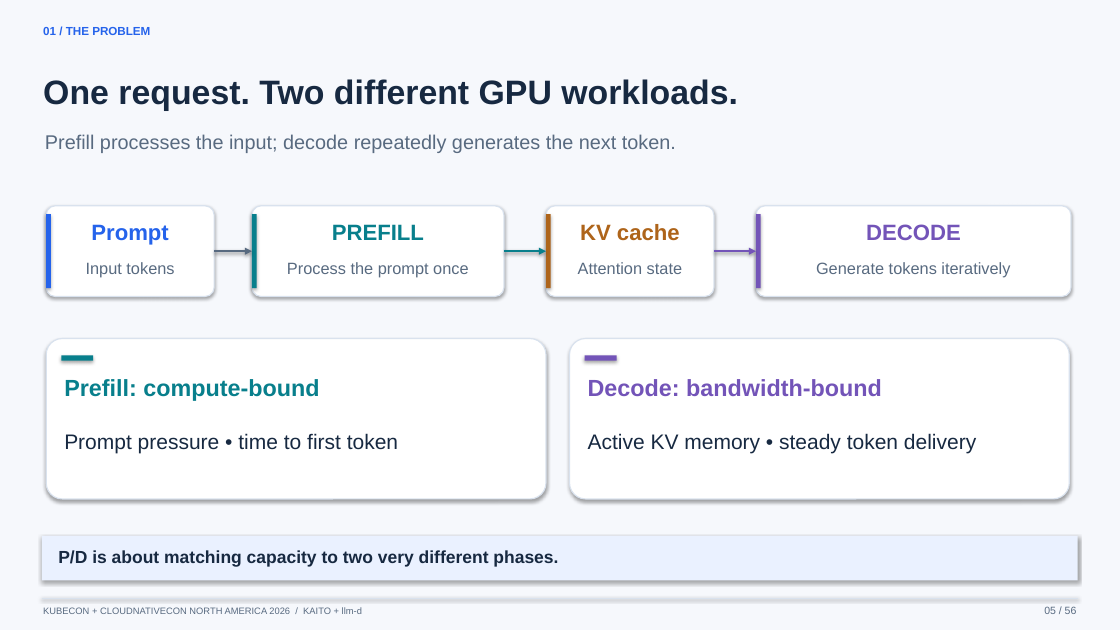
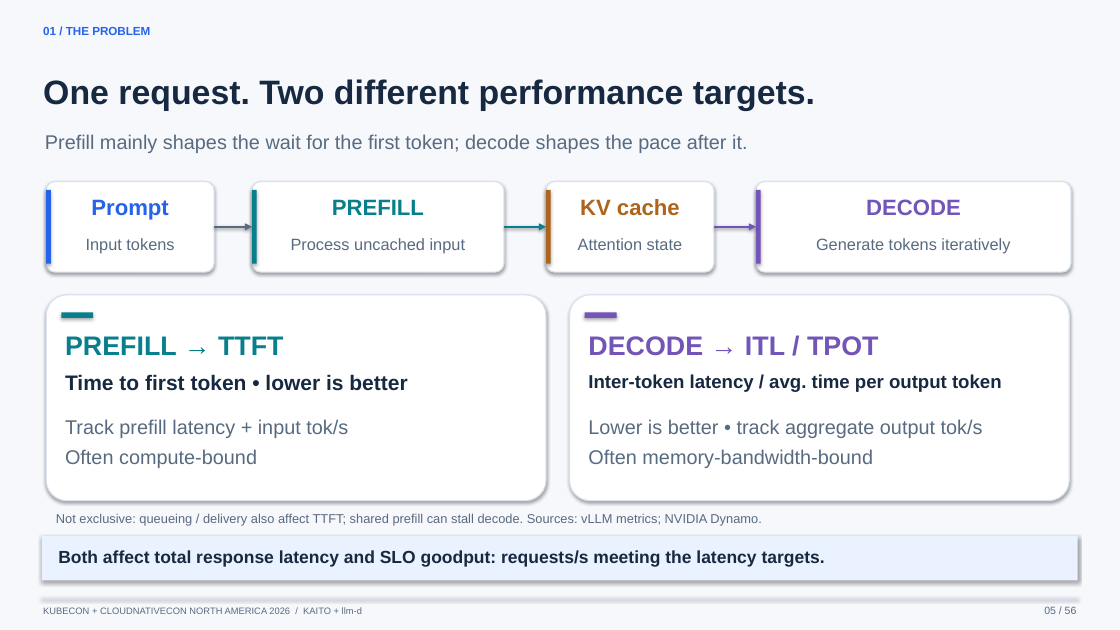
Before and after one commit to andyzhangx/demo, a slide deck: slide 5 of llm/kubecon-na-2026-pd-disaggregation.pptx. Drawn at 1120x630 pixels with LibreOffice and Linux fonts; fonts in the diff are those of the drawing. Boxes give left, top, right and bottom in pixels: in the first picture for what was removed or moved away, otherwise in the second. Text is boxed around its words. In the diff, an @@ line names an element or a change of style, - is before the commit and + after.

Commit message:
Clarify prefill and decode performance metrics on slide 5

```diff
--- a/llm/kubecon-na-2026-pd-disaggregation.pptx
+++ b/llm/kubecon-na-2026-pd-disaggregation.pptx
@@ text at (x1=43, y1=79, x2=815, y2=111): text changed @@
-One request. Two different GPU workloads.
+One request. Two different performance targets.
@@ text at (x1=45, y1=134, x2=747, y2=153): text changed @@
-Prefill processes the input; decode repeatedly generates the next token.
+Prefill mainly shapes the wait for the first token; decode shapes the pace after it.
@@ 7 texts, 4 rounded rectangles, 4 rectangles, 3 arrows moved together from (x1=46, y1=206, x2=1071, y2=297) to (x1=46, y1=181, x2=1071, y2=272) @@
@@ text at (x1=291, y1=238, x2=465, y2=253): text changed @@
-Process the prompt once
+Process uncached input
@@ rounded rectangle resized from (x1=46, y1=339, x2=546, y2=499) to (x1=46, y1=295, x2=546, y2=501) @@
@@ rounded rectangle resized from (x1=570, y1=339, x2=1070, y2=499) to (x1=570, y1=295, x2=1070, y2=501) @@
@@ rectangle moved from (x1=61, y1=355, x2=93, y2=361) to (x1=61, y1=313, x2=93, y2=318) @@
@@ rectangle moved from (x1=585, y1=355, x2=617, y2=361) to (x1=585, y1=313, x2=617, y2=318) @@
@@ text added at (x1=65, y1=336, x2=283, y2=355), 23 pt, text #087F8C, bold @@
+PREFILL → TTFT
@@ text at (x1=588, y1=336, x2=879, y2=356): text changed; size 20 to 23 pt @@
-Decode: bandwidth-bound
+DECODE → ITL / TPOT
@@ text at (x1=65, y1=374, x2=407, y2=391): text changed; bold on @@
-Prompt pressure • time to first token
+Time to first token • lower is better
@@ text added at (x1=588, y1=374, x2=1002, y2=392), 16 pt, text #172941, bold @@
+Inter-token latency / avg. time per output token
@@ text at (x1=65, y1=419, x2=348, y2=468): text changed; size 20 to 17 pt; text colour #087F8C to #586A80; bold off @@
-Prefill: compute-bound
+Track prefill latency + input tok/s
+Often compute-bound
@@ text added at (x1=588, y1=419, x2=983, y2=468), 17 pt, text #586A80 @@
+Lower is better • track aggregate output tok/s
+Often memory-bandwidth-bound
@@ text removed at (x1=588, y1=433, x2=976, y2=454) @@
-Active KV memory • steady token delivery
@@ text added at (x1=56, y1=513, x2=761, y2=526), 11 pt, text #586A80 @@
+Not exclusive: queueing / delivery also affect TTFT; shared prefill can stall decode. Sources: vLLM metrics; NVIDIA Dynamo.
@@ text at (x1=58, y1=550, x2=825, y2=567): text changed @@
-P/D is about matching capacity to two very different phases.
+Both affect total response latency and SLO goodput: requests/s meeting the latency targets.
```
Also in this commit, not shown: 4 other files.
